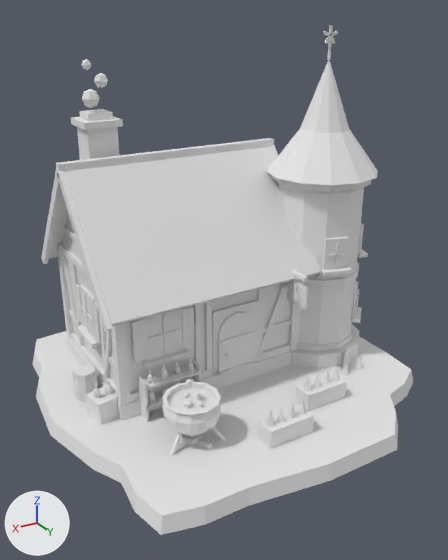
An edit to the FBX model Assets/Village/Models/Village_House_Alchemy.fbx, drawn before and after from the same camera.
Before and after are seen from a camera (50 mm lens) standing at (7.51, 12.72, 9.01) and looking at (0.17, 0.49, 2.9). Arrows for +X, +Y and +Z are at lower left; the lights stay in place. The picture after the commit comes second. Where no turn or scale is listed for an object, it has been applied to the vertices.

In view in the first picture: 'Village_House_Alchemy'.
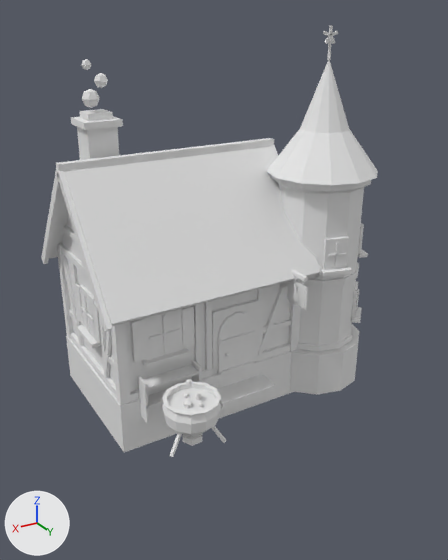
Edits to the bpy script that builds the scene:
```text
Change me_village_house_alchemy:
    used by ob_village_house_alchemy; location = (0.0, 0.0, 0.0)
    remove me_village_house_alchemy.from_pydata(...)  # 2312 vertices, 1913 faces; spans x -4.94..4.76, y -4.42..4.7, z -0.9..8.74
    add me_village_house_alchemy.from_pydata(...)  # 1533 vertices, 1246 faces; spans x -4.47..3.57, y -3.7..2.96, z -0.9..8.74
    me_village_house_alchemy part 1: 42 loose pieces with 779 vertices, spanning x -4.94..4.76, y -4.42..4.7, z -0.35..1.38, are deleted
```

Where the change shows, as pixel boxes [x1, y1, x2, y2] in the pictures (448 x 560 px):
'Village_House_Alchemy', reshaped (12% narrower, 15% shorter): before [32, 25, 413, 535]; after [41, 25, 378, 457]
part 1 of me_village_house_alchemy, deleted: before [32, 331, 413, 535]
